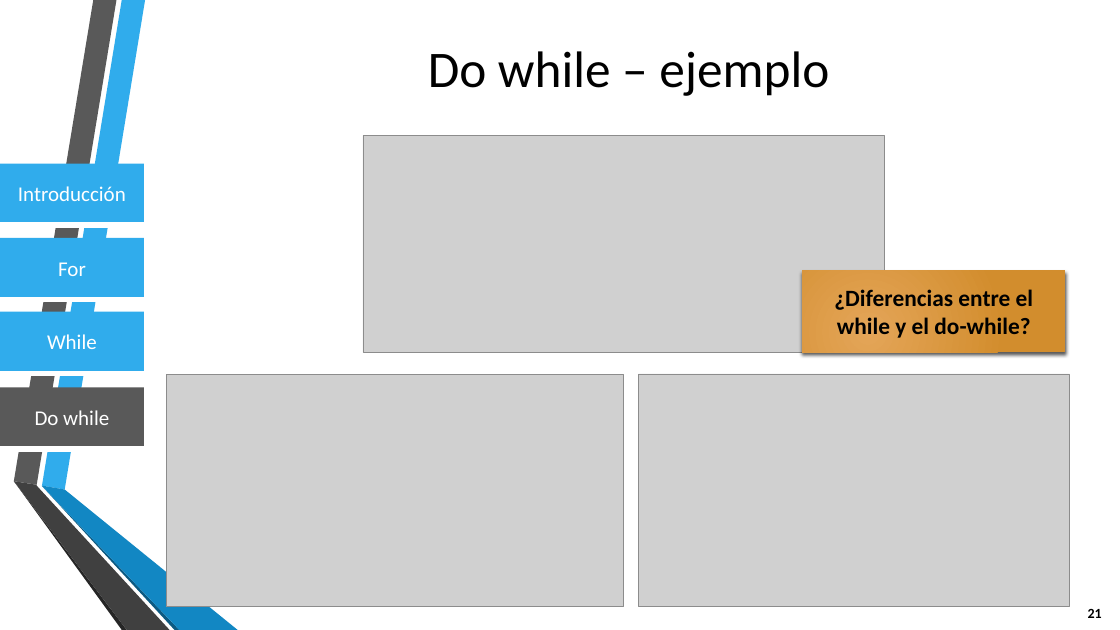
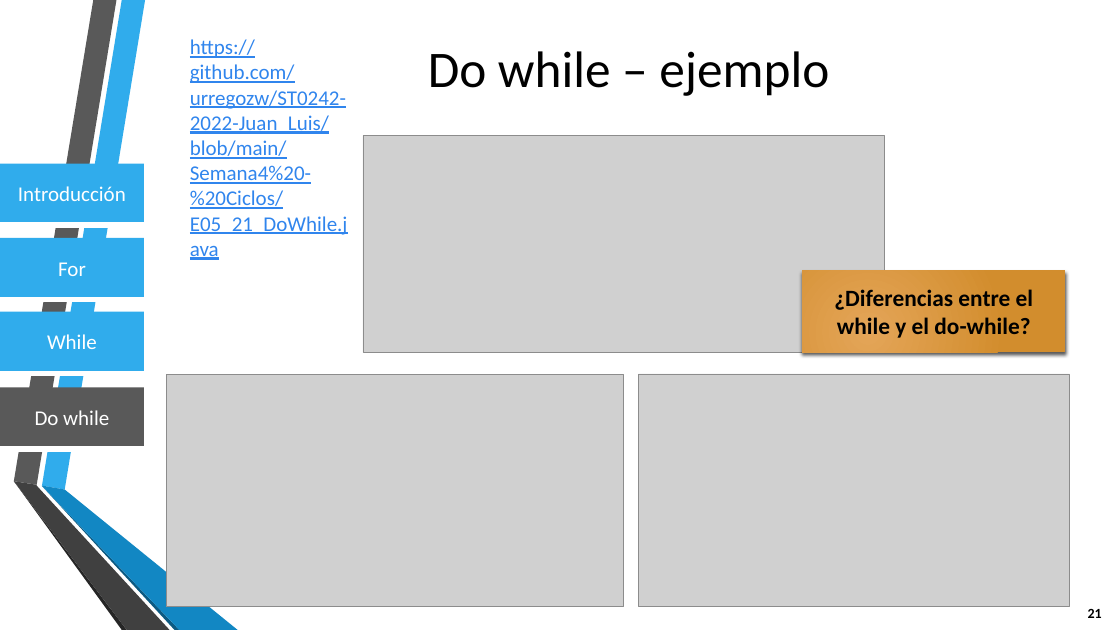
Before and after one commit to urregozw/ST0242-2022-Juan_Luis, a slide deck: slide 21 of Semana4 - Ciclos/Clase-04-Ciclos.pptx. Drawn at 1120x630 pixels with LibreOffice and Linux fonts; fonts in the diff are those of the drawing; grey boxes stand for pictures; background and template pictures are left out. Boxes give left, top, right and bottom in pixels: in the first picture for what was removed or moved away, otherwise in the second. Text is boxed around its words. In the diff, an @@ line names an element or a change of style, - is before the commit and + after.

```diff
--- a/Semana4 - Ciclos/Clase-04-Ciclos.pptx
+++ b/Semana4 - Ciclos/Clase-04-Ciclos.pptx
@@ text added at [190,39,348,235], 18 pt, text #3085ED, underline @@
+https://github.com/urregozw/ST0242-2022-Juan_Luis/blob/main/Semana4%20-%20Ciclos/E05_21_DoWhile.java
```
Also in this commit, not shown: 4 other slides changed.
